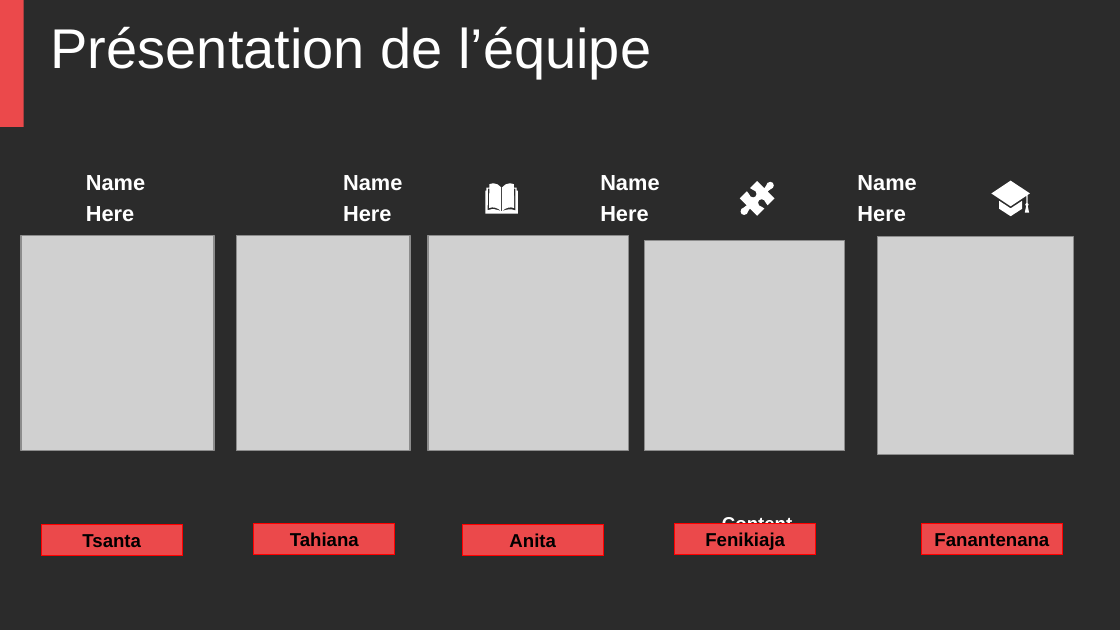
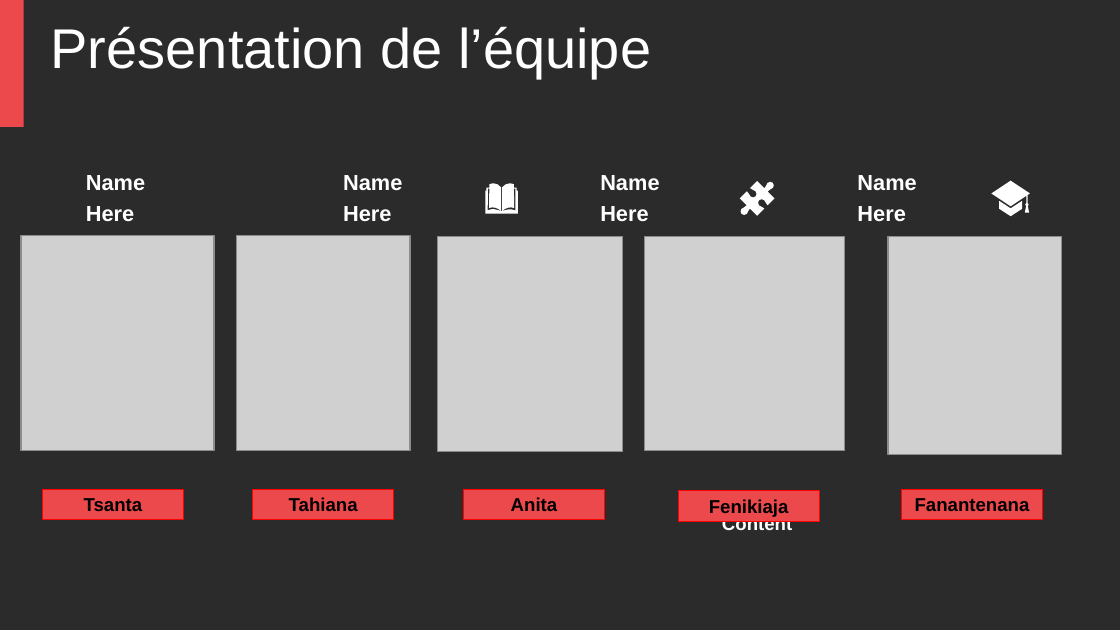
Before and after one commit to TahianaAndriambahoaka/hackathon-inter-univ-ftp-2022, a slide deck: slide 2 of slide.pptx. Drawn at 1120x630 pixels with LibreOffice and Linux fonts; fonts in the diff are those of the drawing; grey boxes stand for pictures; background and template pictures are left out; a plain dark background stands for a picture behind light text. Boxes give left, top, right and bottom in pixels: in the first picture for what was removed or moved away, otherwise in the second. Text is boxed around its words. In the diff, an @@ line names an element or a change of style, - is before the commit and + after.

```diff
--- a/slide.pptx
+++ b/slide.pptx
@@ picture: place and size @@
-picture at [428,235,628,450]
+picture at [438,236,623,451]
@@ picture: place and size @@
-picture at [644,241,844,451]
+picture at [644,236,844,450]
@@ picture: place and size @@
-picture at [877,236,1073,454]
+picture at [888,236,1062,454]
@@ 3 rectangles: place and size @@
-3 rectangles at [41,524,604,554]
+3 rectangles at [43,489,605,520]
@@ rectangle "Fenikiaja": place and size @@
-rectangle "Fenikiaja" at [675,524,816,554]
+rectangle "Fenikiaja" at [679,491,820,521]
@@ rectangle "Fanantenana": place and size @@
-rectangle "Fanantenana" at [922,524,1063,554]
+rectangle "Fanantenana" at [902,489,1043,520]
```
Also in this commit, not shown: 1 slide added, 1 slide removed.
